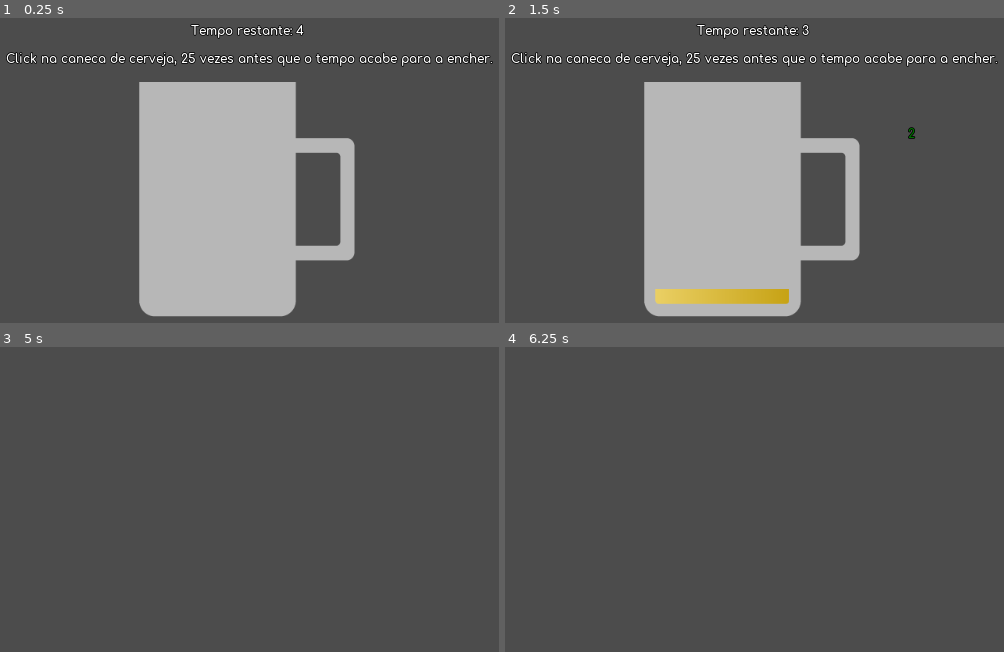
Above: before the commit, frames 1-4 (two rows, left to right).
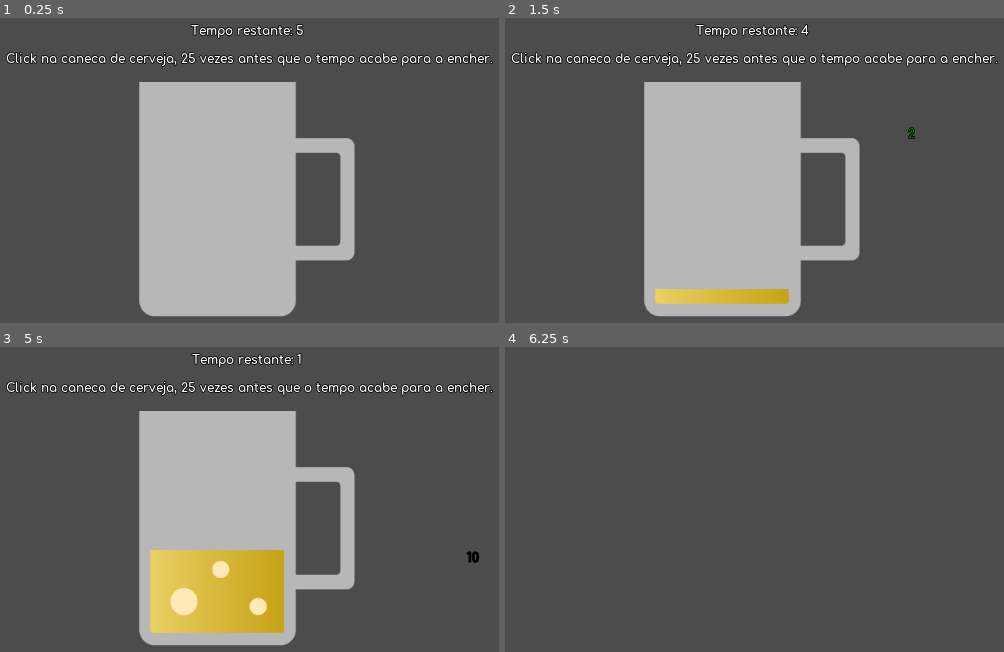
Above: after the commit, the same moments.

Repository: gustavopedrosob/buteco
Game: Godot game, scene res://scenes/ClickGame.tscn
Two runs of this game, one before a commit and one after it. Both use one fixed random seed, a clock stepped at 60 frames per second and the inputs below. This scene is started directly instead of the project's main scene.
Inputs (mouse positions are in pixels of both pictures, inside the frame that each line leads up to):
- Up to frame 1 (0.25 s): no input
- Up to frame 2 (1.5 s): click (749, 197) at 0.5 s; tap Enter at 1.25 s; move the mouse to (929, 146) at 1.27 s; hold Right (ui_right) from 1.28 s (still down); hold E (interagir) from 1.28 s (still down)
- Up to frame 3 (5 s): tap Space (ui_select) at 1.52, 2, 2.27, 3.5, 3.77, 4.52 s; move the mouse to (84, 523) at 2.02 s; release Right (ui_right) at 2.03 s; release E (interagir) at 2.03 s; hold S 2.03-2.78 s; tap E (interagir) at 2.1, 3.6 s; tap Enter at 2.75, 4.25 s; move the mouse to (329, 395) at 2.77 s; hold E (interagir) 2.78-3.53 s; hold Right (ui_right) 2.78-4.28 s; move the mouse to (204, 594) at 3.52 s; move the mouse to (489, 569) at 4.27 s; hold Left (ui_left) from 4.28 s (still down); hold E (interagir) from 4.28 s (still down)
- Up to frame 4 (6.25 s): move the mouse to (509, 429) at 5.02 s; release E (interagir) at 5.03 s; tap E (interagir) at 5.1 s; tap Space (ui_select) at 5.27, 5.75 s; move the mouse to (794, 499) at 5.77 s; release Left (ui_left) at 5.78 s; hold S from 5.78 s (still down); hold E (interagir) from 5.78 s (still down)

The runs differ from the first frame. In frame 1, less than 0.1% of the frame differs, in the area x 59-61%, y 1-6%; in frame 2, 0.4%; in frame 3, 29%, in the area x 1-99%, y 1-99%; in frame 4, nothing differs.
Error in both runs: Invalid operands 'Nil' and 'float' in operator '*'. (res://scripts/globals/Playervariables.gd:23)

Commit message:
Trocado o timer do Click Game por yield, Traduzido os nodes das cadeiras, corrigido: quando você comprava um papel de parede você não conseguia equipar.

Diff:
--- a/classes/WallpaperItemShop.gd
+++ b/classes/WallpaperItemShop.gd
@@ -7,7 +7,7 @@
 	color = color_
 
 func apply_texture():
-	var node = get_node_or_null("/root/Node/Bar/wall")
+	var node = get_node_or_null("/root/Game/Pub/Wall")
 	if node:
 		node.color = Color(color)
 		save_equip()
--- a/scenes/ClickGame.tscn
+++ b/scenes/ClickGame.tscn
@@ -99,10 +99,4 @@
 "_edit_use_anchors_": false
 }
 
-[node name="Timer" type="Timer" parent="."]
-wait_time = 5.0
-one_shot = true
-autostart = true
-
 [connection signal="pressed" from="VBoxContainer/TextureButton" to="." method="_on_TextureButton_pressed"]
-[connection signal="timeout" from="Timer" to="." method="_on_Timer_timeout"]
--- a/scenes/Pub.tscn
+++ b/scenes/Pub.tscn
@@ -69,22 +69,22 @@
 "_edit_use_anchors_": false
 }
 
-[node name="cadeira1" type="TextureRect" parent="Chairs"]
+[node name="Chair1" type="TextureRect" parent="Chairs"]
 margin_left = 656.0
 margin_right = 656.0
 margin_bottom = 215.0
 
-[node name="cadeira2" type="TextureRect" parent="Chairs"]
+[node name="Chair2" type="TextureRect" parent="Chairs"]
 margin_left = 706.0
 margin_right = 706.0
 margin_bottom = 215.0
 
-[node name="cadeira3" type="TextureRect" parent="Chairs"]
+[node name="Chair3" type="TextureRect" parent="Chairs"]
 margin_left = 756.0
 margin_right = 756.0
 margin_bottom = 215.0
 
-[node name="cadeira4" type="TextureRect" parent="Chairs"]
+[node name="Chair4" type="TextureRect" parent="Chairs"]
 margin_left = 806.0
 margin_right = 806.0
 margin_bottom = 215.0
--- a/scripts/Chairs.gd
+++ b/scripts/Chairs.gd
@@ -4,5 +4,5 @@
 	update_chairs("res://sprites/chairs/1/4.png")
 
 func update_chairs(texture_path):
-	for x in [$cadeira1, $cadeira2, $cadeira3, $cadeira4]:
-		x.texture = load(texture_path)
+	for child in get_children():
+		child.texture = load(texture_path)
--- a/scripts/Click Game.gd
+++ b/scripts/Click Game.gd
@@ -9,10 +9,16 @@
 	clicks_required = possible_clicks_required[Options.dificulty]
 	Options.connect("language_change", self, "update_language")
 	update_language()
-
-# warning-ignore:unused_argument
-func _process(delta):
-	$VBoxContainer/Time.text = Options.lang_content["time_left"] % $Timer.time_left
+	for second in range(5, 0, -1):
+		$VBoxContainer/Time.text = Options.lang_content["time_left"] % second
+		yield(get_tree().create_timer(1.0), "timeout")
+	if times_pressed:
+		Playervariables.game_2 = get_multiplier()
+		Playervariables.set_yield()
+		queue_free()
+	else:
+		Playervariables.clear_yield()
+		queue_free()
 
 func update_language():
 	$VBoxContainer/Tip.text = Options.lang_content["click_on_beer"] % clicks_required
@@ -37,12 +43,3 @@
 	var percentage = (times_pressed * 100)/clicks_required
 	var multiplier = (3.0 * percentage)/100.0
 	return multiplier
-
-func _on_Timer_timeout():
-	if times_pressed:
-		Playervariables.game_2 = get_multiplier()
-		Playervariables.set_yield()
-		queue_free()
-	else:
-		Playervariables.clear_yield()
-		queue_free()
